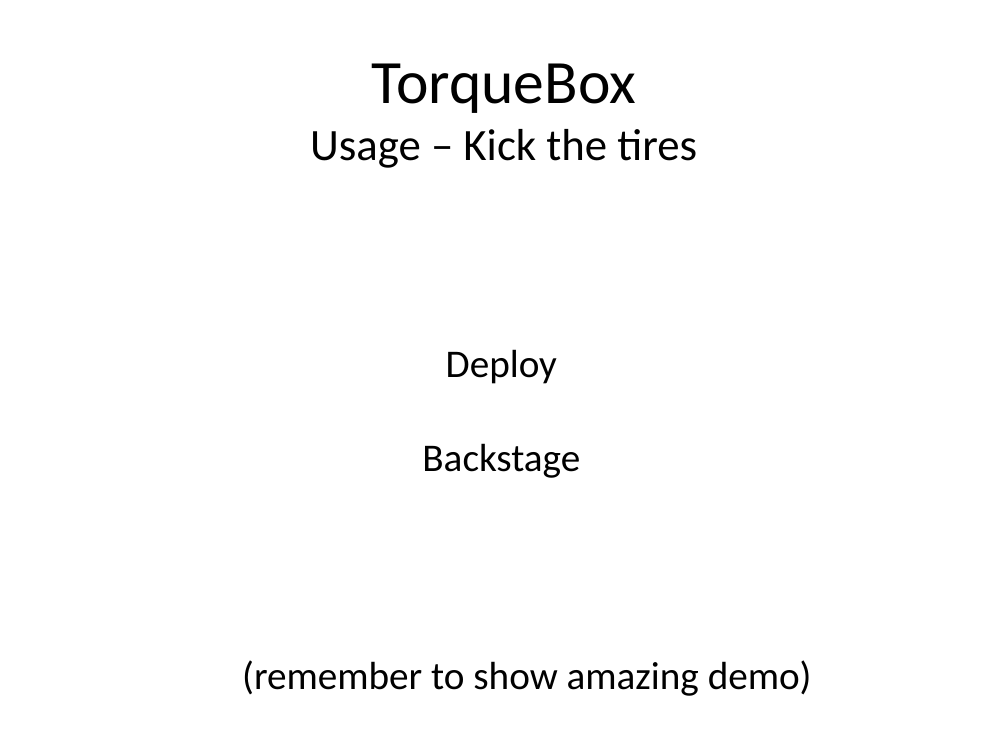
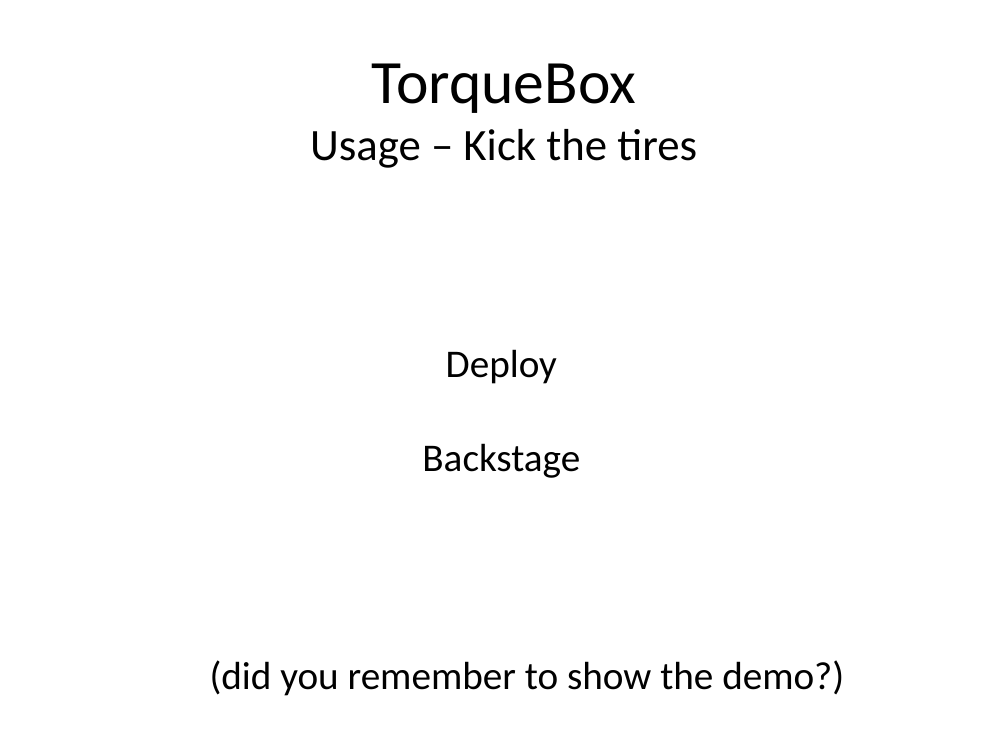
Before and after one commit to meadoch1/tbapp, a slide deck: slide 29 of ppt/JRuby Torquebox v2.odp. Drawn at 1008x756 pixels with LibreOffice and Linux fonts; fonts in the diff are those of the drawing. Boxes give left, top, right and bottom in pixels: in the first picture for what was removed or moved away, otherwise in the second. Text is boxed around its words. In the diff, an @@ line names an element or a change of style, - is before the commit and + after.

```diff
--- a/ppt/JRuby Torquebox v2.odp
+++ b/ppt/JRuby Torquebox v2.odp
@@ text at (x1=210, y1=660, x2=844, y2=696): text changed @@
-(remember to show amazing demo)
+(did you remember to show the demo?)
```
Also in this commit, not shown: 8 other slides changed, 1 slide added, 1 other file.
